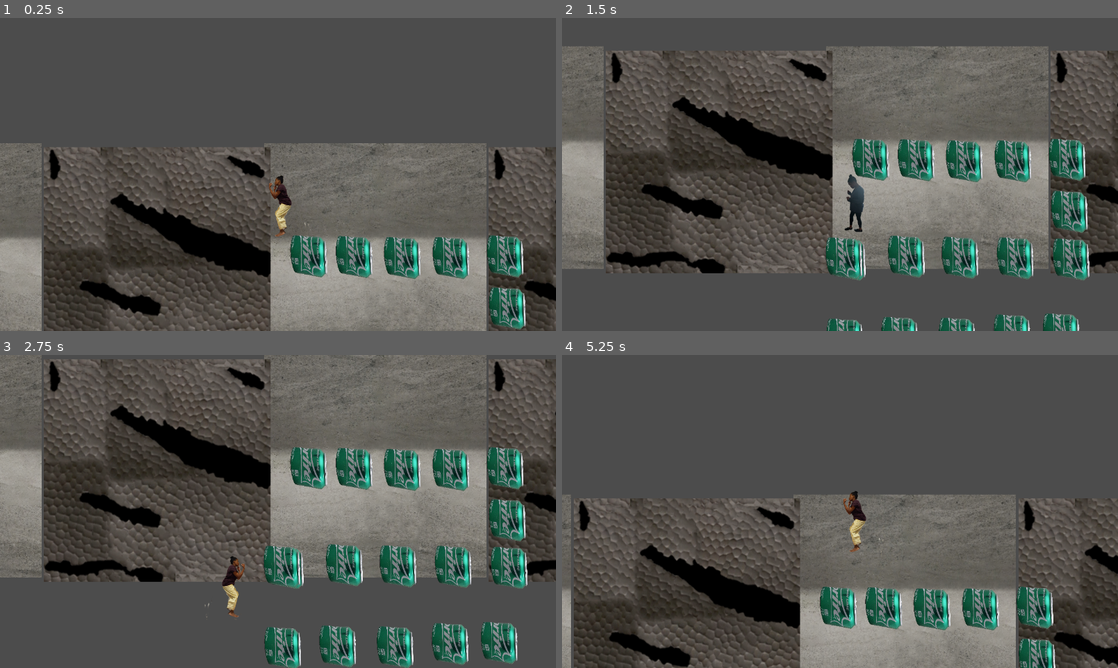
Above: before the commit, frames 1-4 (two rows, left to right).
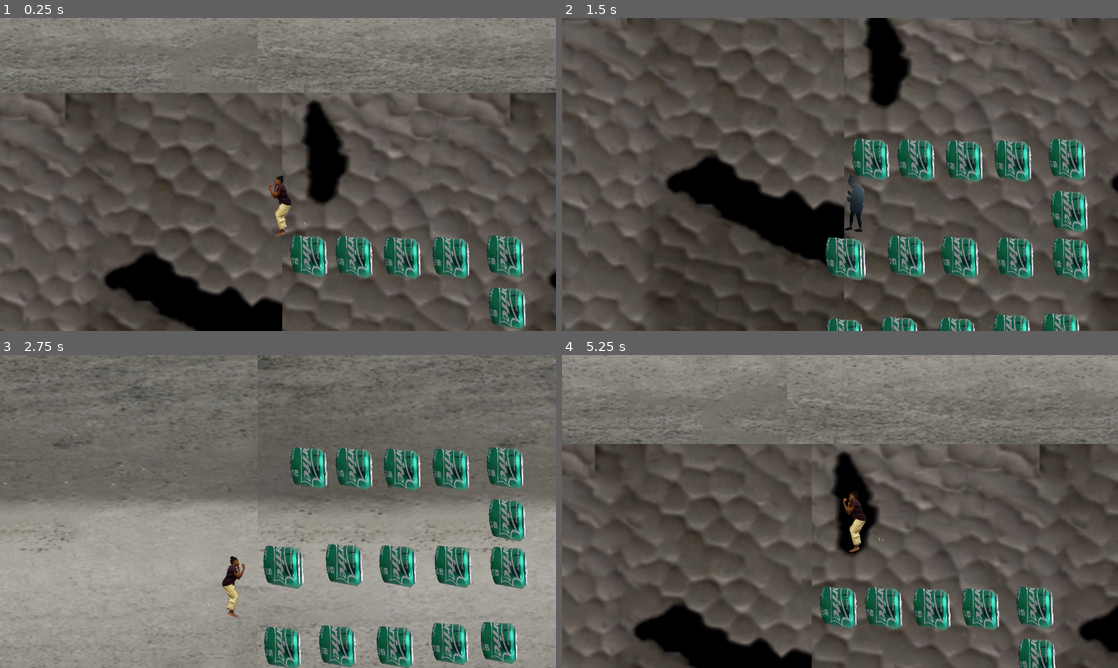
Above: after the commit, the same moments.

Repository: TerriWil/AR218_Wilson
Game: Godot game, scene res://Scenes/Level 1.tscn
Same seed, same stepped clock (60 frames per second), same inputs: the game is played once before the commit and once after it. The project has no main scene, so this scene is started directly.
Inputs:
- Up to frame 1 (0.25 s): no input
- Up to frame 2 (1.5 s): hold D (right) from 0.53 s (still down); tap Space (jump) at 0.77 s
- Up to frame 3 (2.75 s): tap Space (jump) at 1.52 s; release D (right) at 2.03 s; hold A (left) from 2.03 s (still down)
- Up to frame 4 (5.25 s): release A (left) at 2.78 s; hold D (right) 2.78-4.28 s; tap Space (jump) at 3.02, 3.77, 4.52 s; hold A (left) 4.28-5.03 s; hold D (right) from 5.03 s (still down)

The runs differ from the first frame. In frame 1, 58% of the frame differs, in the area x 0-100%, y 0-100%; in frame 2, 43%; in frame 3, 64%; in frame 4, 58%.

Commit message:
10082021-Midterm Checkpoint

Diff:
--- a/Platformer GoDo/Sanitizer.tscn
+++ b/Platformer GoDo/Sanitizer.tscn
@@ -1,10 +1,26 @@
-[gd_scene load_steps=4 format=2]
+[gd_scene load_steps=5 format=2]
 
 [ext_resource path="res://Scenes/Sanitizer.gd" type="Script" id=1]
 [ext_resource path="res://Object Sprite/Objective Sprites02.png" type="Texture" id=2]
 
 [sub_resource type="RectangleShape2D" id=1]
 extents = Vector2( 210.091, 434.058 )
+
+[sub_resource type="Animation" id=2]
+resource_name = "Fake Rotate "
+loop = true
+tracks/0/type = "value"
+tracks/0/path = NodePath("Sprite:scale")
+tracks/0/interp = 1
+tracks/0/loop_wrap = true
+tracks/0/imported = false
+tracks/0/enabled = true
+tracks/0/keys = {
+"times": PoolRealArray( 0, 0.5, 1 ),
+"transitions": PoolRealArray( 1, 1, 1 ),
+"update": 0,
+"values": [ Vector2( 1, 1 ), Vector2( -1, 1 ), Vector2( 1, 1 ) ]
+}
 
 [node name="Sanitizer" type="Area2D"]
 script = ExtResource( 1 )
@@ -16,4 +32,8 @@
 position = Vector2( -1.99298, -19.9524 )
 shape = SubResource( 1 )
 
+[node name="AnimationPlayer" type="AnimationPlayer" parent="."]
+autoplay = "Fake Rotate "
+"anims/Fake Rotate " = SubResource( 2 )
+
 [connection signal="body_entered" from="." to="." method="_on_Sanitizer_body_entered"]
--- a/Platformer GoDo/Scenes/Level 1.tscn
+++ b/Platformer GoDo/Scenes/Level 1.tscn
@@ -120,6 +120,8 @@
 motion_mirroring = Vector2( 1024, 1024 )
 
 [node name="Sprite" type="Sprite" parent="ParallaxBackground/ParallaxLayer"]
+position = Vector2( -14.8543, -1164 )
+scale = Vector2( 4.14797, 2.18391 )
 texture = ExtResource( 6 )
 centered = false
 
@@ -127,8 +129,8 @@
 motion_mirroring = Vector2( 1024, 1024 )
 
 [node name="Sprite" type="Sprite" parent="ParallaxBackground/ParallaxLayer2"]
-position = Vector2( 517.493, 9.52441 )
-scale = Vector2( 1.0186, 1 )
+position = Vector2( 41.7806, 908.093 )
+scale = Vector2( 4.09672, 3.4375 )
 texture = ExtResource( 5 )
 centered = false
 
--- a/Platformer GoDo/Scenes/Sanitizer.gd
+++ b/Platformer GoDo/Scenes/Sanitizer.gd
@@ -5,3 +5,4 @@
 func _on_Sanitizer_body_entered(body):
 	queue_free()
 	pass # Replace with function body.
+	GDScript.is_instance_valid()
